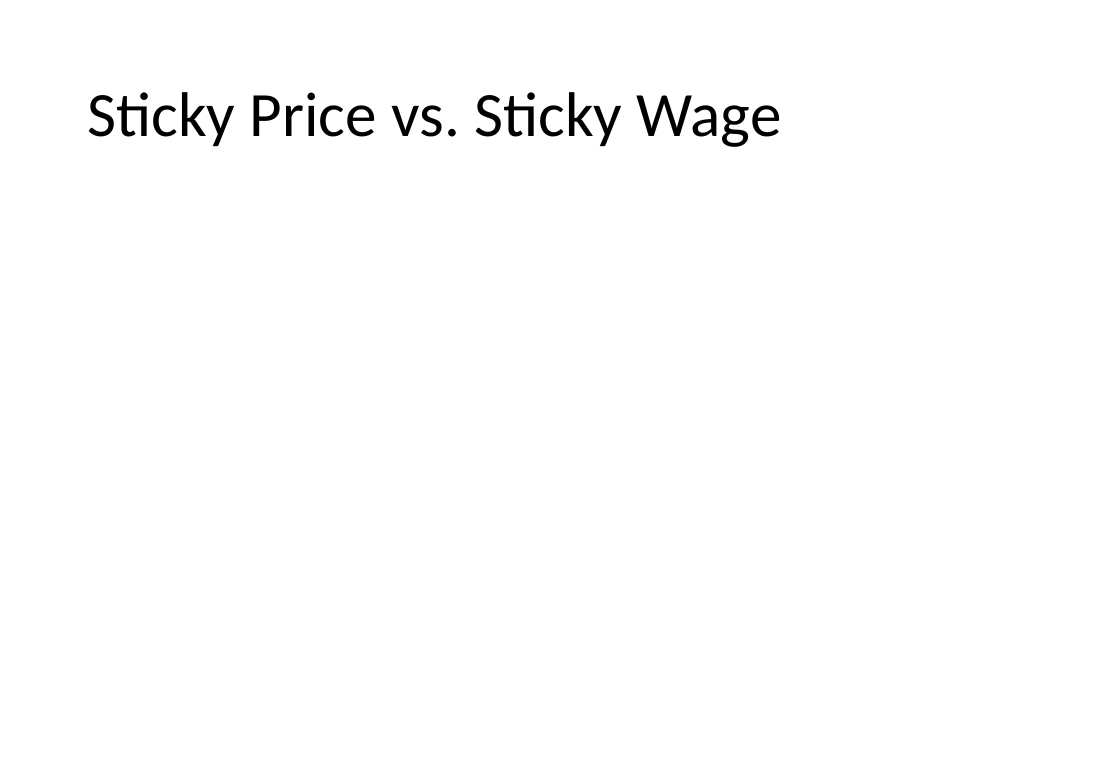
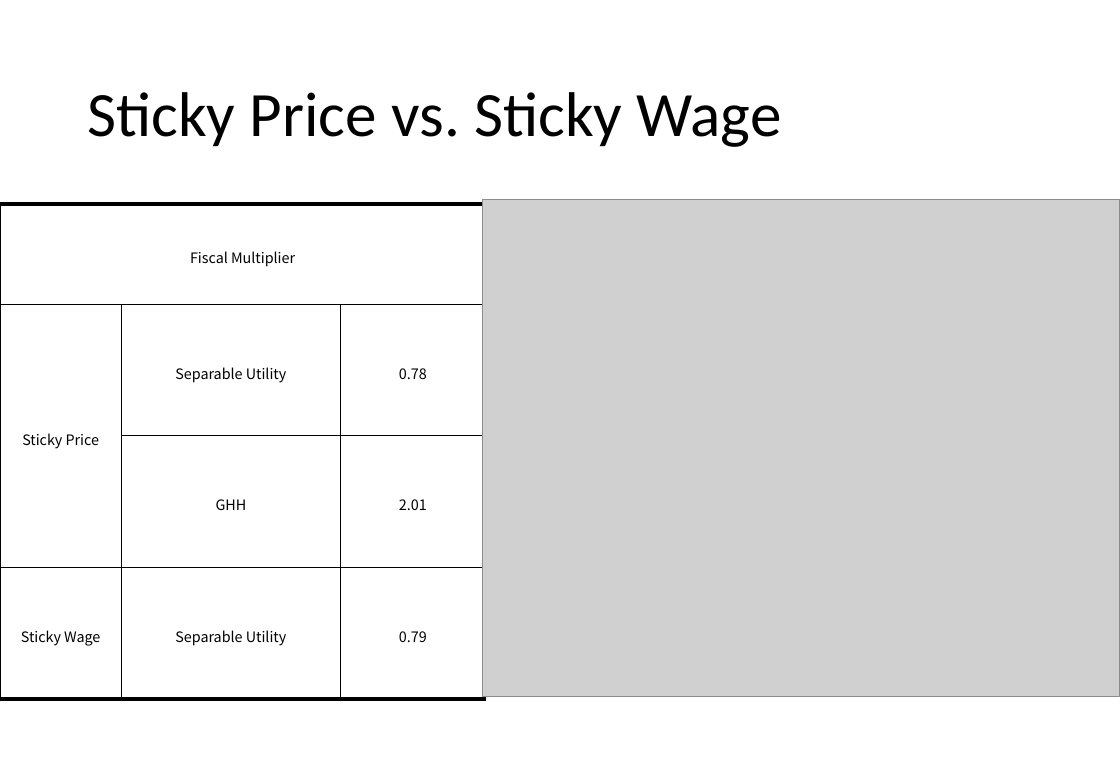
Before and after one commit to shinkangecon/ETRImeeting, a slide deck: slide 11 of (1130) KLI 연구성과 및 차년도업무협의 발표자료.pptx. Drawn at 1120x775 pixels with LibreOffice and Linux fonts; fonts in the diff are those of the drawing; grey boxes stand for pictures. Boxes give left, top, right and bottom in pixels: in the first picture for what was removed or moved away, otherwise in the second. Text is boxed around its words. In the diff, an @@ line names an element or a change of style, - is before the commit and + after.

```diff
--- a/(1130) KLI 연구성과 및 차년도업무협의 발표자료.pptx
+++ b/(1130) KLI 연구성과 및 차년도업무협의 발표자료.pptx
@@ table added at (0, 205, 485, 699), 4 rows, 3 columns @@
+Fiscal Multiplier |  | 
+Sticky Price | Separable Utility | 0.78
+ | GHH | 2.01
+Sticky Wage | Separable Utility | 0.79
@@ picture added at (483, 200, 1120, 697) @@
```
Also in this commit, not shown: 5 other slides changed.
